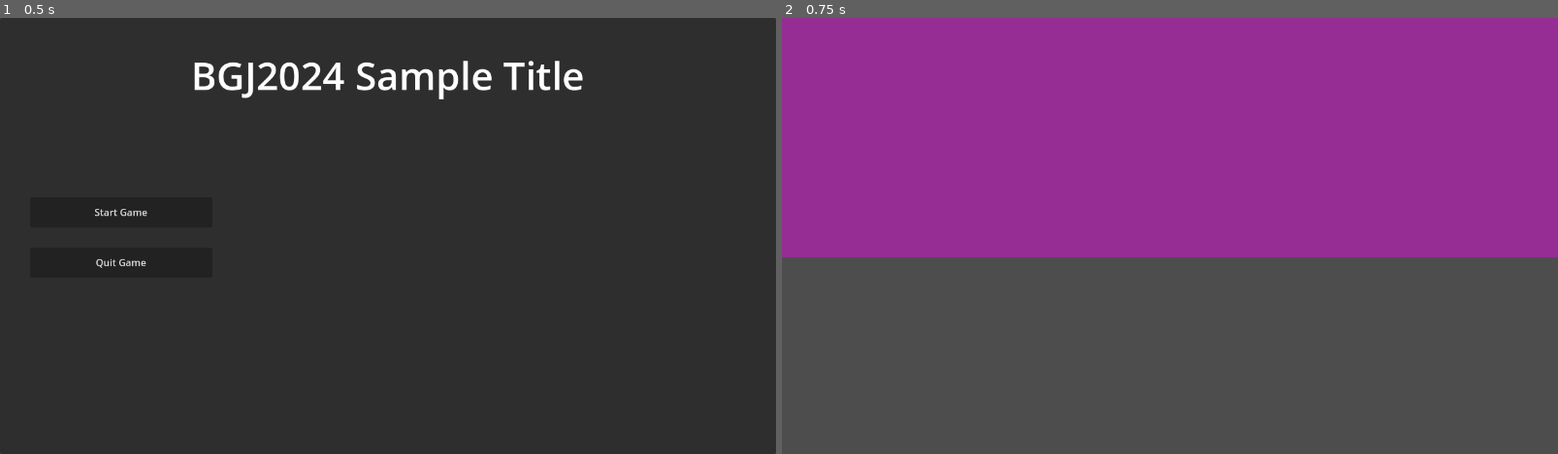
Above: before the commit, frames 1-2 (left to right).
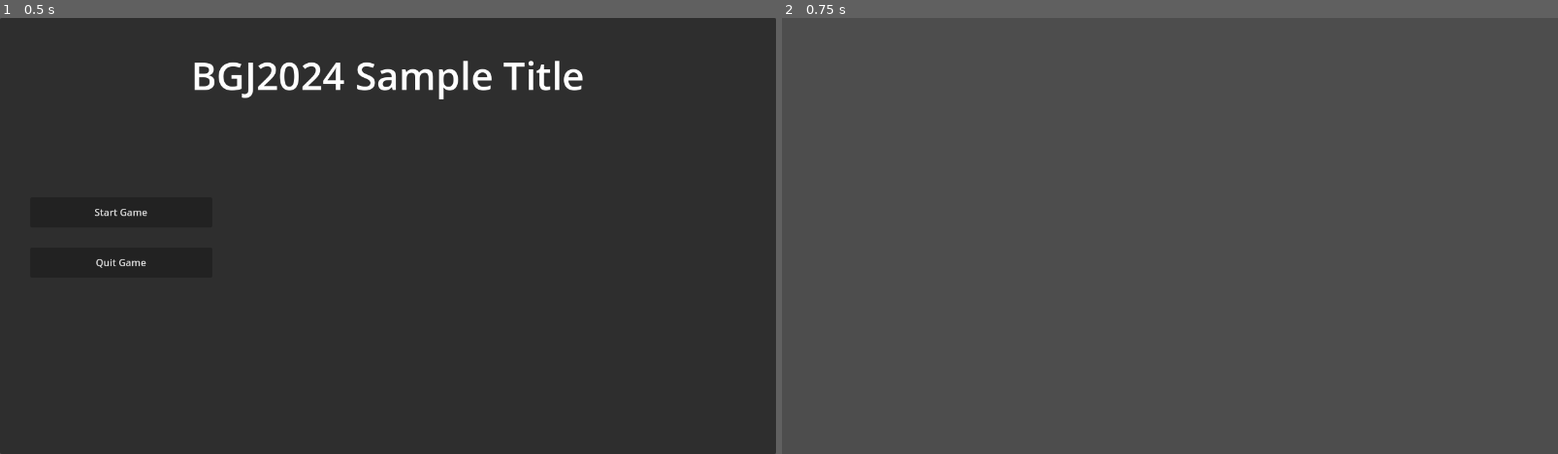
Above: after the commit, the same moments.

Repository: 20TB-ZipBomb/BGJ2024
Game: Godot game, scene res://scenes/main.tscn
The game is run twice, just before and just after one commit, with the same random seed, the same clock (stepped at 60 frames per second) and the same inputs.
Inputs:
- Up to frame 1 (0.5 s): no input
- Up to frame 2 (0.75 s): click "Start Game" at 0.5 s

Frame 1 is identical in both runs. In frame 2, 55% of the frame differs, in the area x 0-100%, y 0-55%.
Error after the commit: Trying to assign value of type 'Node' to a variable of type 'Node2D'. (res://scripts/main.gd:21)

Commit message:
Added a subfolder for test levels, created a first level to connect to the main menu

Diff:
--- /dev/null
+++ b/scenes/levels/first_level.tscn
@@ -0,0 +1,93 @@
+[gd_scene load_steps=9 format=3 uid="uid://dly1p06i1c1i4"]
+
+[ext_resource type="Texture2D" uid="uid://bqnfiiqshhhha" path="res://assets/scenery/grass_tile.png" id="1_frl62"]
+[ext_resource type="PackedScene" uid="uid://jmen0e87ma80" path="res://scenes/characters/player.tscn" id="2_t4vin"]
+[ext_resource type="PackedScene" uid="uid://d2m7e7f1ij6ss" path="res://scenes/characters/animal.tscn" id="3_rtrhu"]
+[ext_resource type="PackedScene" uid="uid://ce8i21qt6ws87" path="res://scenes/ui/shout_bar.tscn" id="4_xlgk5"]
+
+[sub_resource type="ProceduralSkyMaterial" id="ProceduralSkyMaterial_1d0ar"]
+sky_horizon_color = Color(0.64625, 0.65575, 0.67075, 1)
+ground_horizon_color = Color(0.64625, 0.65575, 0.67075, 1)
+
+[sub_resource type="Sky" id="Sky_uhxfi"]
+sky_material = SubResource("ProceduralSkyMaterial_1d0ar")
+
+[sub_resource type="Environment" id="Environment_dob34"]
+background_mode = 2
+sky = SubResource("Sky_uhxfi")
+tonemap_mode = 2
+glow_enabled = true
+
+[sub_resource type="StandardMaterial3D" id="StandardMaterial3D_lvm8w"]
+albedo_texture = ExtResource("1_frl62")
+uv1_triplanar = true
+texture_filter = 0
+
+[node name="FirstLevel" type="Node"]
+
+[node name="Level" type="Node3D" parent="."]
+
+[node name="WorldEnvironment" type="WorldEnvironment" parent="Level"]
+environment = SubResource("Environment_dob34")
+
+[node name="DirectionalLight3D" type="DirectionalLight3D" parent="Level"]
+transform = Transform3D(-0.866025, -0.3847, -0.319384, -5.58429e-08, -0.638768, 0.7694, -0.5, 0.66632, 0.553189, 0, 18.264, 0)
+shadow_enabled = true
+shadow_reverse_cull_face = true
+
+[node name="Floor" type="CSGBox3D" parent="Level"]
+transform = Transform3D(1, 0, 0, 0, 1, 0, 0, 0, 1, 0, -0.5, 0)
+use_collision = true
+size = Vector3(30, 1, 30)
+material = SubResource("StandardMaterial3D_lvm8w")
+metadata/_edit_lock_ = true
+
+[node name="Player" parent="Level" instance=ExtResource("2_t4vin")]
+lasso_range = 0.7
+
+[node name="Camera3D" type="Camera3D" parent="Level/Player"]
+transform = Transform3D(1, 0, 0, 0, 0.766044, 0.642788, 0, -0.642788, 0.766044, 0, 5, 5.3)
+fov = 45.0
+size = 2.709
+
+[node name="TestAnimal" parent="Level" instance=ExtResource("3_rtrhu")]
+transform = Transform3D(1, 0, 0, 0, 1, 0, 0, 0, 1, 3.23142, 0, -1.21179)
+
+[node name="TestAnimal2" parent="Level" instance=ExtResource("3_rtrhu")]
+transform = Transform3D(1, 0, 0, 0, 1, 0, 0, 0, 1, -3.41084, 4.76837e-07, -2.15116)
+
+[node name="TestAnimal3" parent="Level" instance=ExtResource("3_rtrhu")]
+transform = Transform3D(1, 0, 0, 0, 1, 0, 0, 0, 1, 2.98627, -4.76837e-07, 1.05204)
+
+[node name="Animal" parent="Level" instance=ExtResource("3_rtrhu")]
+transform = Transform3D(1, 0, 0, 0, 1, 0, 0, 0, 1, -2.27621, 9.53674e-07, 1.977)
+
+[node name="Animal2" parent="Level" instance=ExtResource("3_rtrhu")]
+transform = Transform3D(1, 0, 0, 0, 1, 0, 0, 0, 1, 1.25795, 4.76837e-07, 3.91713)
+
+[node name="Animal3" parent="Level" instance=ExtResource("3_rtrhu")]
+transform = Transform3D(1, 0, 0, 0, 1, 0, 0, 0, 1, 2.29569, 4.76837e-07, -5.58656)
+
+[node name="HUD" type="Control" parent="."]
+layout_mode = 3
+anchors_preset = 3
+anchor_left = 1.0
+anchor_top = 1.0
+anchor_right = 1.0
+anchor_bottom = 1.0
+offset_left = -1086.0
+offset_top = -607.0
+offset_right = -1046.0
+offset_bottom = -567.0
+grow_horizontal = 0
+grow_vertical = 0
+size_flags_horizontal = 8
+size_flags_vertical = 8
+metadata/_edit_use_anchors_ = true
+
+[node name="ShoutBar" parent="HUD" instance=ExtResource("4_xlgk5")]
+layout_mode = 1
+offset_left = 953.0
+offset_top = 534.0
+offset_right = 953.0
+offset_bottom = 534.0
--- a/scenes/levels/test_level.tscn
+++ /dev/null
@@ -1,26 +0,0 @@
-[gd_scene load_steps=4 format=3 uid="uid://b1amqp52ot6iw"]
-
-[ext_resource type="PackedScene" uid="uid://jmen0e87ma80" path="res://scenes/characters/player.tscn" id="1_7oa0w"]
-
-[sub_resource type="PlaceholderTexture2D" id="PlaceholderTexture2D_bhapk"]
-size = Vector2(100, 50)
-
-[sub_resource type="RectangleShape2D" id="RectangleShape2D_uhuql"]
-size = Vector2(100.03, 49.968)
-
-[node name="TestLevel" type="Node2D"]
-
-[node name="Platform" type="StaticBody2D" parent="."]
-position = Vector2(-1.78814e-06, 7.25)
-scale = Vector2(66, 15.5)
-
-[node name="Sprite2D" type="Sprite2D" parent="Platform"]
-modulate = Color(1, 1, 1, 0.407843)
-texture = SubResource("PlaceholderTexture2D_bhapk")
-
-[node name="CollisionShape2D" type="CollisionShape2D" parent="Platform"]
-position = Vector2(0.00102976, 0.0503619)
-shape = SubResource("RectangleShape2D_uhuql")
-
-[node name="Player" parent="." instance=ExtResource("1_7oa0w")]
-position = Vector2(-2, -580.396)
--- a/scenes/ui/main_menu.tscn
+++ b/scenes/ui/main_menu.tscn
@@ -1,7 +1,7 @@
 [gd_scene load_steps=5 format=3 uid="uid://dqboerkph0roh"]
 
 [ext_resource type="Script" path="res://scripts/ui/main_menu.gd" id="1_hj6qr"]
-[ext_resource type="PackedScene" uid="uid://b1amqp52ot6iw" path="res://scenes/levels/test_level.tscn" id="2_mww2v"]
+[ext_resource type="PackedScene" uid="uid://dly1p06i1c1i4" path="res://scenes/levels/first_level.tscn" id="2_in2bw"]
 
 [sub_resource type="SystemFont" id="SystemFont_em61w"]
 subpixel_positioning = 0
@@ -18,7 +18,7 @@
 grow_horizontal = 2
 grow_vertical = 2
 script = ExtResource("1_hj6qr")
-start_game_level = ExtResource("2_mww2v")
+start_game_level = ExtResource("2_in2bw")
 
 [node name="PanelContainer" type="PanelContainer" parent="."]
 layout_mode = 1
--- a/scripts/ui/main_menu.gd
+++ b/scripts/ui/main_menu.gd
@@ -1,6 +1,6 @@
 extends Control
 
-@export var start_game_level: PackedScene
+@export var start_game_level: PackedScene = null
 
 func _on_start_game_pressed() -> void:
 	Globals.main.load_level(start_game_level)
Renamed: scenes/levels/alex_test_level.tscn -> scenes/levels/test_levels/alex_test_level.tscn
